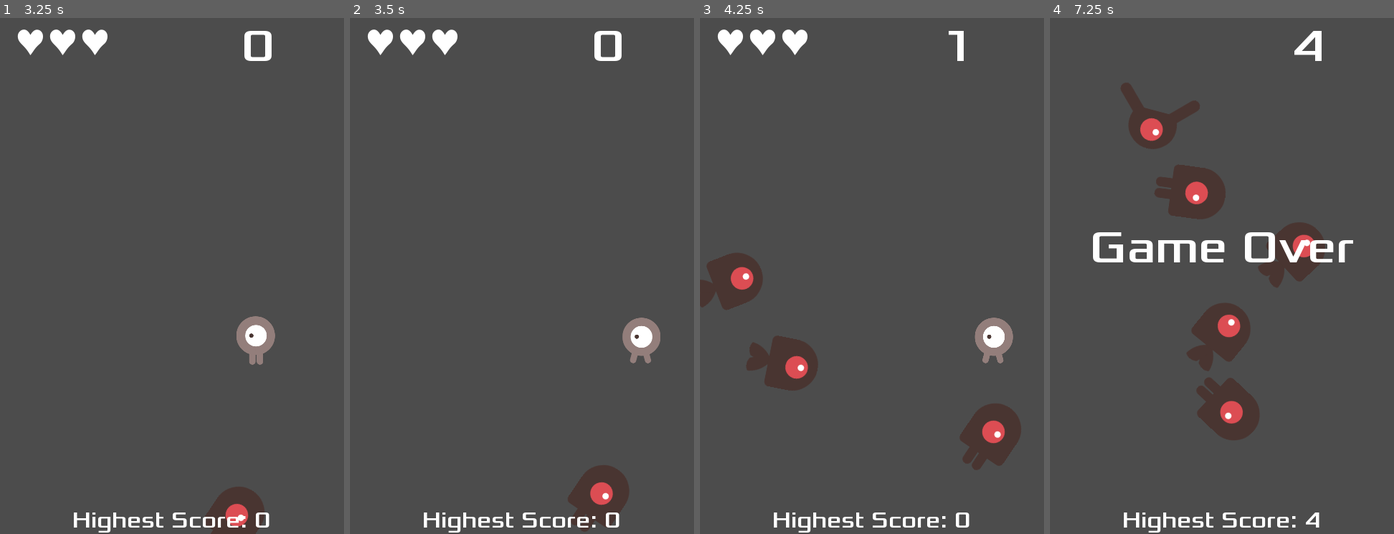
Above: before the commit, frames 1-4 (left to right).
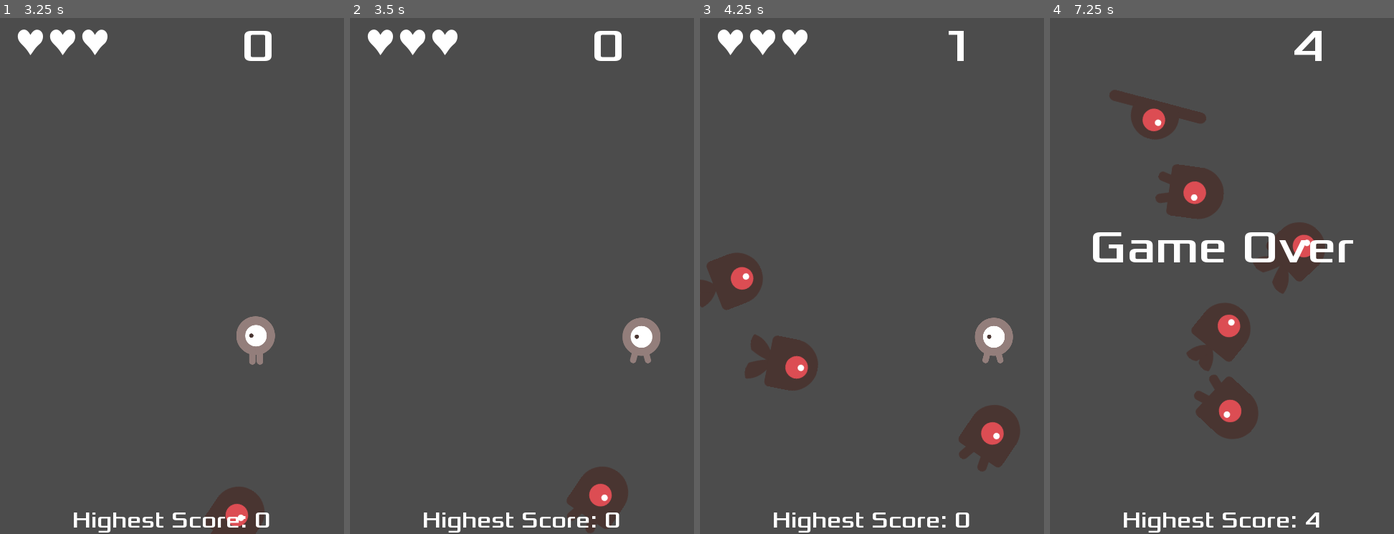
Above: after the commit, the same moments.

Repository: ghosind/Dodge-the-Creeps
Game: Godot game, scene res://screens/Main.tscn
The game is run twice, just before and just after one commit, with the same random seed, the same clock (stepped at 60 frames per second) and the same inputs.
Inputs (mouse positions are in pixels of both pictures, inside the frame that each line leads up to):
- Up to frame 1 (3.25 s): click "Start" at 0.5 s; tap Enter at 1.25 s; move the mouse to (247, 250) at 1.27 s; hold Right (ui_right) 1.28-2 s; click (247, 250) at 1.42 s; tap Space at 2 s; drag from (103, 301) to (192, 337) at 2.02 s; move the mouse to (206, 162) at 2.77 s; hold Right (ui_right) from 2.78 s (still down)
- Up to frame 2 (3.5 s): keep holding Right (ui_right)
- Up to frame 3 (4.25 s): release Right (ui_right) at 3.5 s; drag from (854, 379) to (768, 198) at 3.52 s
- Up to frame 4 (7.25 s): move the mouse to (1325, 353) at 4.27 s; hold Left (ui_left) 4.28-5 s; drag from (1118, 198) to (1242, 337) at 5.02 s; move the mouse to (1239, 276) at 5.77 s; hold Down (ui_down) 5.78-6.5 s; click (1239, 276) at 5.92 s; drag from (1170, 147) to (1153, 301) at 6.52 s

Frame 1 is identical in both runs. In frame 2, 0.2% of the frame differs, in the area x 63-82%, y 86-100%; in frame 3, 0.5%; in frame 4, 1.7%, in the area x 17-70%, y 12-82%.

Commit message:
Update readme and mob animation.

Diff:
--- a/screens/Mob.tscn
+++ b/screens/Mob.tscn
@@ -8,12 +8,11 @@
 [ext_resource path="res://assets/art/enemySwimming_1.png" type="Texture" id=6]
 [ext_resource path="res://scripts/Mob.gd" type="Script" id=7]
 
-
 [sub_resource type="SpriteFrames" id=1]
 animations = [ {
-"frames": [ ExtResource( 3 ), ExtResource( 4 ) ],
+"frames": [ ExtResource( 6 ), ExtResource( 5 ) ],
 "loop": true,
-"name": "fly",
+"name": "swim",
 "speed": 5.0
 }, {
 "frames": [ ExtResource( 2 ), ExtResource( 1 ) ],
@@ -21,9 +20,9 @@
 "name": "walk",
 "speed": 3.0
 }, {
-"frames": [ ExtResource( 6 ), ExtResource( 5 ) ],
+"frames": [ ExtResource( 3 ), ExtResource( 4 ) ],
 "loop": true,
-"name": "swim",
+"name": "fly",
 "speed": 5.0
 } ]
 
--- a/screens/Player.tscn
+++ b/screens/Player.tscn
@@ -5,7 +5,6 @@
 [ext_resource path="res://assets/art/playerGrey_up2.png" type="Texture" id=3]
 [ext_resource path="res://assets/art/playerGrey_up1.png" type="Texture" id=4]
 [ext_resource path="res://scripts/Player.gd" type="Script" id=5]
-
 
 [sub_resource type="SpriteFrames" id=1]
 animations = [ {
--- a/scripts/Mob.gd
+++ b/scripts/Mob.gd
@@ -9,3 +9,6 @@
 
 func _on_VisibilityNotifier2D_screen_exited():
 	queue_free()
+
+func _process(_delta):
+	$AnimatedSprite.play()
Binary file added: screenshots/screenshot-1.png
Not shown, added: screenshots/screenshot-1.png.import
Binary file added: screenshots/screenshot-2.png
Not shown, added: screenshots/screenshot-2.png.import
Not shown, changed: README.md
